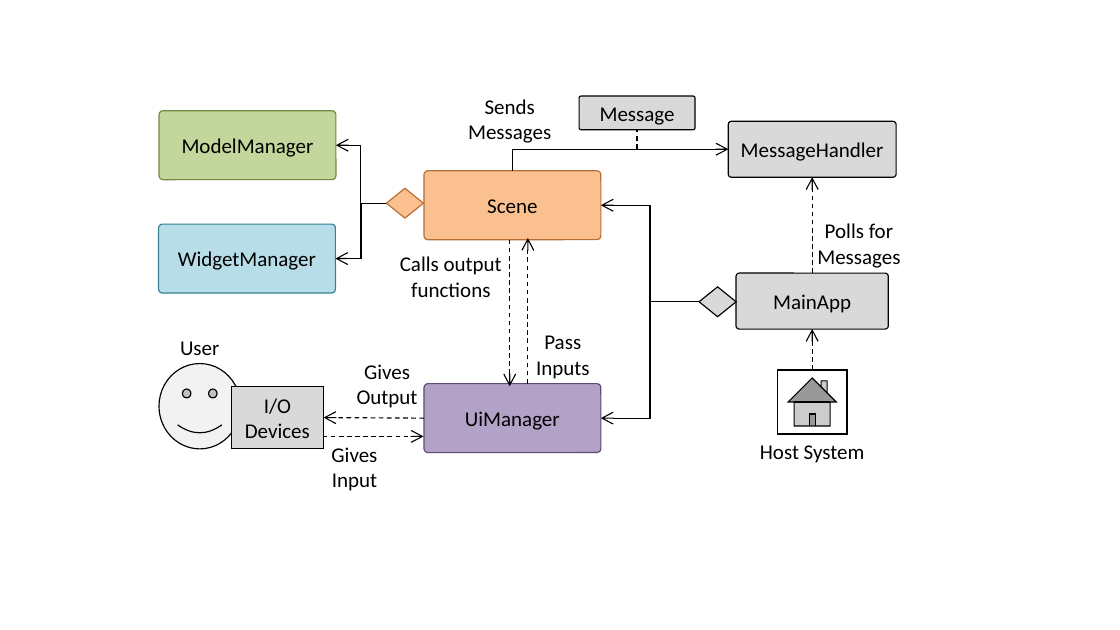
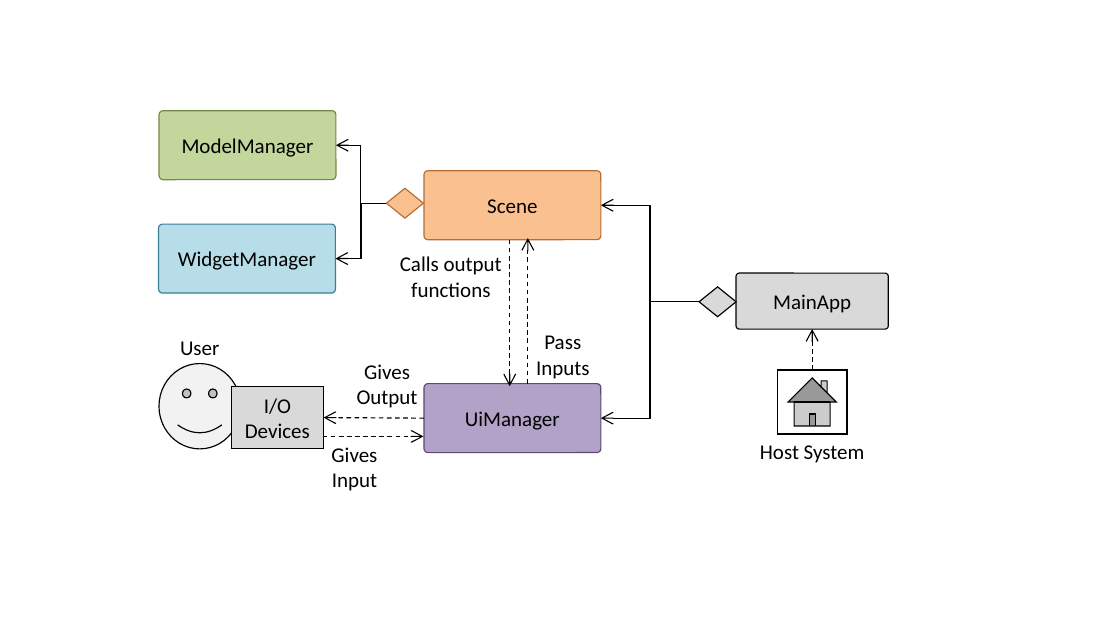
Before and after one commit to OrangeJuice7/SDL-OpenGL-Game-Framework, a slide deck: slide 1 of docs/diagrams/ArchitectureDiagram.pptx. Drawn at 1120x630 pixels with LibreOffice and Linux fonts; fonts in the diff are those of the drawing. Boxes give left, top, right and bottom in pixels: in the first picture for what was removed or moved away, otherwise in the second. Text is boxed around its words. In the diff, an @@ line names an element or a change of style, - is before the commit and + after.

Commit message:
Update guide with new Message system

```diff
--- a/docs/diagrams/ArchitectureDiagram.pptx
+++ b/docs/diagrams/ArchitectureDiagram.pptx
@@ text removed at [468,99,551,143] @@
-Sends Messages
@@ rounded rectangle removed at [579,96,695,129] @@
-Message
@@ line removed from (637, 149) to (637, 129) @@
@@ rounded rectangle removed at [728,121,897,177] @@
-MessageHandler
@@ elbow arrow removed from (513, 171) to (728, 150) @@
@@ arrow removed from (812, 273) to (812, 177) @@
@@ text removed at [817,223,900,268] @@
-Polls for Messages
```
Also in this commit, not shown: 1 other slide changed, 5 other files.
